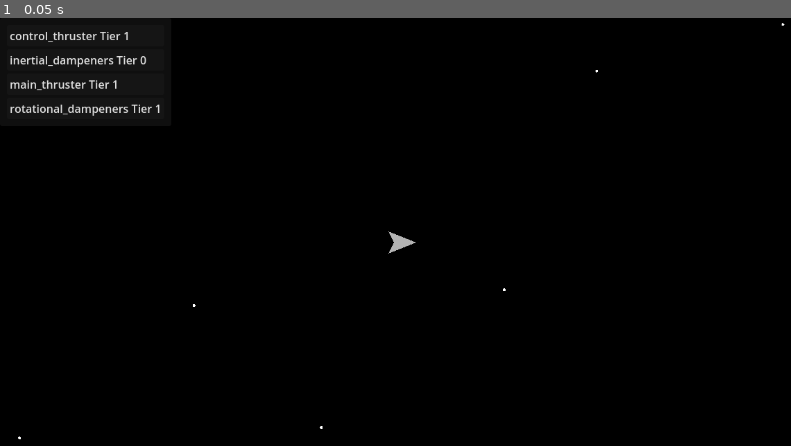
Above: before the commit, frame 1.
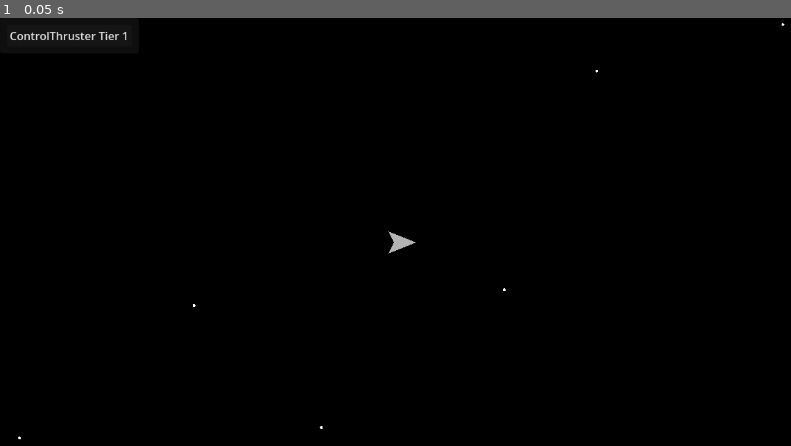
Above: after the commit, the same moment.

Repository: Griiimon/SpaceVampiresDemo
Game: Godot game, scene res://level.tscn
Same seed, same stepped clock (60 frames per second), same inputs: the game is played once before the commit and once after it.
Inputs:
- Up to frame 1 (0.05 s): no input

The runs differ from the first frame. In frame 1, 0.8% of the frame differs, in the area x 1-21%, y 3-23%.
Error after the commit: Attempt to call function 'get_display_name' in base 'null instance' on a null instance. (res://ui/debug/debug_component_window.gd:25)

Commit message:
Component update

Diff:
--- a/src/ship/components/base_ship_component.gd
+++ b/src/ship/components/base_ship_component.gd
@@ -1,10 +1,26 @@
 class_name BaseShipComponent
 extends Resource
+
+@export var energy_usage_per_tier: float= 10.0
+
+
+func update_state(ship: Ship, tier: int, delta: float)-> bool:
+	assert(false, "Abstract function")
+	return false
+
+
+func get_energy_usage(ship: Ship, active: bool, tier: int, delta: float)-> float:
+	if active:
+		return energy_usage_per_tier * tier * delta
+	return 0.0
 
 
 func tick(ship: Ship, tier: int, delta: float):
 	pass
 
 
+func on_activity_changed(ship: Ship, active: bool, tier: int):
+	pass
+
 func get_display_name()-> String:
-	return resource_path.get_file().trim_suffix("_component.tres")
+	return resource_path.get_file().trim_suffix("_component.tres").to_pascal_case()
--- a/src/ship/components/control_thrusters_component.gd
+++ b/src/ship/components/control_thrusters_component.gd
@@ -1,12 +1,17 @@
 class_name ControlThrustersComponent
 extends BaseShipComponent
 
-@export var torque_per_tier= 100
+@export var torque_per_tier: float= 100.0
+
+
+
+func update_state(ship: Ship, tier: int, delta: float)-> bool:
+	return not is_zero_approx(ship.controller.rotate)
 
 
 func tick(ship: Ship, tier: int, delta: float):
 	var rotate_input: float= ship.controller.rotate
-	ship.apply_torque(get_torque(tier) * rotate_input)
+	ship.apply_torque(get_torque(tier) * ship.get_component_efficiency() * rotate_input)
 
 
 func get_torque(tier: int)-> float:
--- /dev/null
+++ b/src/ship/components/data/generator_component.tres
@@ -0,0 +1,9 @@
+[gd_resource type="Resource" script_class="GeneratorComponent" load_steps=2 format=3 uid="uid://df2ho24ikyrd2"]
+
+[ext_resource type="Script" uid="uid://djesuyggf8a1i" path="res://ship/components/generator_component.gd" id="1_1ve5b"]
+
+[resource]
+script = ExtResource("1_1ve5b")
+production_per_tier = 100.0
+energy_usage_per_tier = 0.0
+metadata/_custom_type_script = "uid://djesuyggf8a1i"
--- a/src/ship/components/inertial_dampeners_component.gd
+++ b/src/ship/components/inertial_dampeners_component.gd
@@ -4,10 +4,13 @@
 @export var damping_per_tier: float= 0.1
 
 
-func tick(ship: Ship, tier: int, delta: float):
-	var thrust_input: float= ship.controller.thrust
-	if is_zero_approx(thrust_input):
-		ship.linear_damp= get_damping(tier)
+func update_state(ship: Ship, tier: int, delta: float)-> bool:
+	return ship.controller.thrust < 0
+
+
+func on_activity_changed(ship: Ship, active: bool, tier: int):
+	if active:
+		ship.linear_damp= get_damping(tier) * ship.get_component_efficiency()
 	else:
 		ship.linear_damp= 0
 
--- a/src/ship/components/main_thruster_component.gd
+++ b/src/ship/components/main_thruster_component.gd
@@ -5,13 +5,20 @@
 
 
 
+func update_state(ship: Ship, tier: int, delta: float)-> bool:
+	return ship.controller.thrust > 0
+
+
 func tick(ship: Ship, tier: int, delta: float):
-	var thrust_input: float= ship.controller.thrust
-	if is_zero_approx(thrust_input):
+	var input: float= ship.controller.thrust
+	ship.apply_central_force(get_thrust(tier) * ship.get_component_efficiency() * input * ship.get_forward())
+
+
+func on_activity_changed(ship: Ship, active: bool, tier: int):
+	if active:
+		ship.start_effect(Ship.Effect.MAIN_THRUSTER)
+	else:
 		ship.stop_effect(Ship.Effect.MAIN_THRUSTER)
-	else:
-		ship.start_effect(Ship.Effect.MAIN_THRUSTER)
-		ship.apply_central_force(get_thrust(tier) * thrust_input * ship.get_forward())
 
 
 func get_thrust(tier: int)-> float:
--- a/src/ship/components/rotational_dampeners_component.gd
+++ b/src/ship/components/rotational_dampeners_component.gd
@@ -4,11 +4,13 @@
 const torque_per_tier= 0.2
 
 
+func update_state(ship: Ship, tier: int, delta: float)-> bool:
+	return is_zero_approx(ship.controller.rotate)
 
-func tick(ship: Ship, tier: int, delta: float):
-	var rotate_input: float= ship.controller.rotate
-	if is_zero_approx(rotate_input):
-		ship.angular_damp= get_damping(tier)
+
+func on_activity_changed(ship: Ship, active: bool, tier: int):
+	if active:
+		ship.angular_damp= get_damping(tier) * ship.get_component_efficiency()
 	else:
 		ship.angular_damp= 0
 
--- a/src/ship/ship.gd
+++ b/src/ship/ship.gd
@@ -7,11 +7,40 @@
 @export var components: Array[ShipComponentInstance]
 @export var effect_delegator: EffectDelegator
 
+var total_available_energy: float
+var available_energy_ratio: float
+
+
+
+func _ready():
+	for component in components:
+		assert(not component.resource_path.is_empty(), "Use pre-generated component resources only!")
 
 
 func _physics_process(delta: float) -> void:
+	var consumed_energy: float= 0
+
+	var state_change_list: Array[ShipComponentInstance]
 	for component in components:
-		component.tick(self, delta)
+		var prev_state: bool= component.active
+		component.update_state(self, delta)
+		if prev_state != component.active:
+			state_change_list.append(component)
+		consumed_energy+= component.get_energy_usage(self, delta)
+
+	prints("Total energy", total_available_energy)
+	available_energy_ratio= clampf(total_available_energy / consumed_energy, 0.0, 1.0)
+	total_available_energy= 0
+	prints("Available energy", available_energy_ratio)
+
+	for component in state_change_list:
+		component.on_activity_changed(self, component.active, component.tier)
+
+
+	for component in components:
+		if component.active:
+			component.tick(self, delta)
+
 
 
 func add_component(component_type: BaseShipComponent):
@@ -22,6 +51,10 @@
 	if not has_component(component_type):
 		add_component(component_type)
 	get_component(component_type).upgrade()
+
+
+func add_energy(energy: float):
+	total_available_energy= energy
 
 
 func get_component(component_type: BaseShipComponent)-> ShipComponentInstance:
@@ -38,6 +71,10 @@
 func get_component_tier(component_type: BaseShipComponent)-> int:
 	assert(has_component(component_type))
 	return get_component(component_type).tier
+
+
+func get_component_efficiency()-> float:
+	return available_energy_ratio
 
 
 func get_forward()-> Vector2:
--- a/src/ship/ship_component_instance.gd
+++ b/src/ship/ship_component_instance.gd
@@ -4,11 +4,25 @@
 @export var type: BaseShipComponent
 @export var tier: int= 1
 
+var active: bool= false
+
+
+
+func update_state(ship: Ship, delta: float):
+	active= type.update_state(ship, tier, delta)
+
+
+func get_energy_usage(ship: Ship, delta: float)-> float:
+	return type.get_energy_usage(ship, active, tier, delta)
 
 
 func tick(ship: Ship, delta: float):
 	type.tick(ship, tier, delta)
 
 
+func on_activity_changed(ship: Ship, active: bool, tier: int):
+	type.on_activity_changed(ship, active, tier)
+
+
 func upgrade(n: int= 1):
 	tier+= 1
